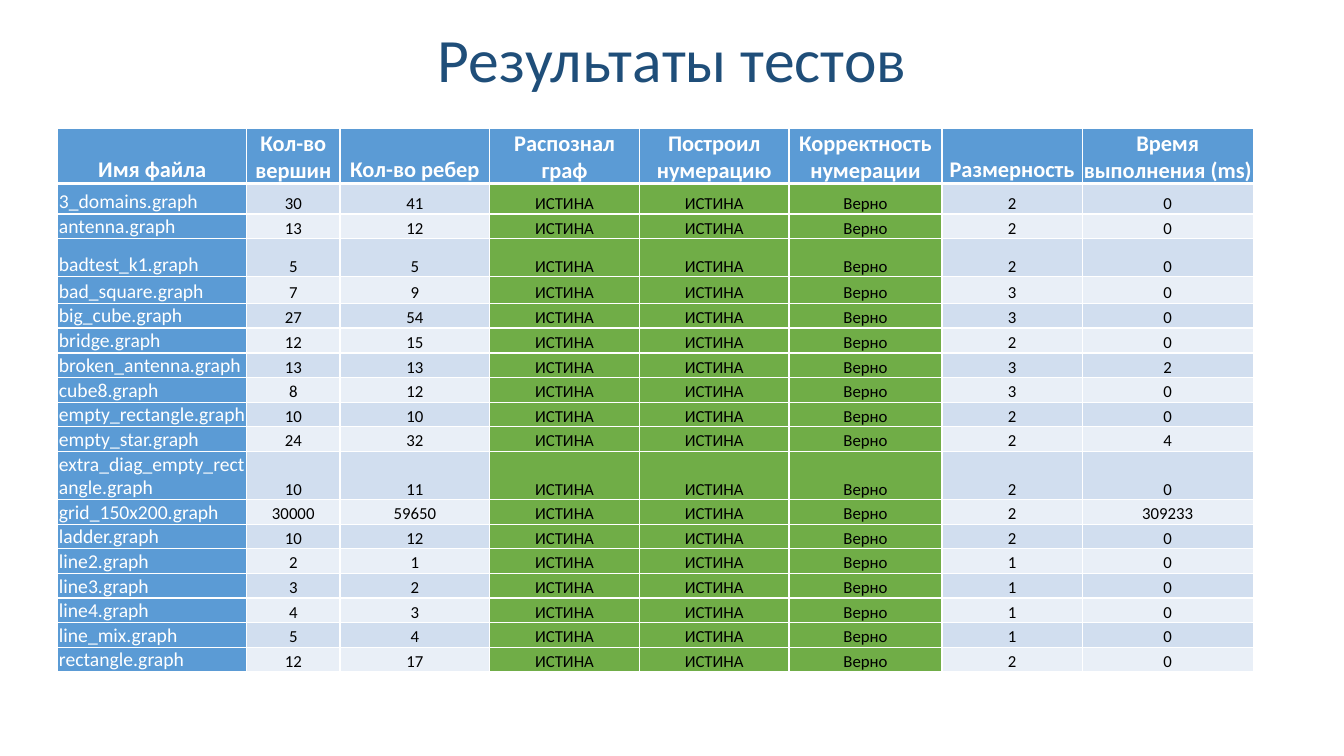
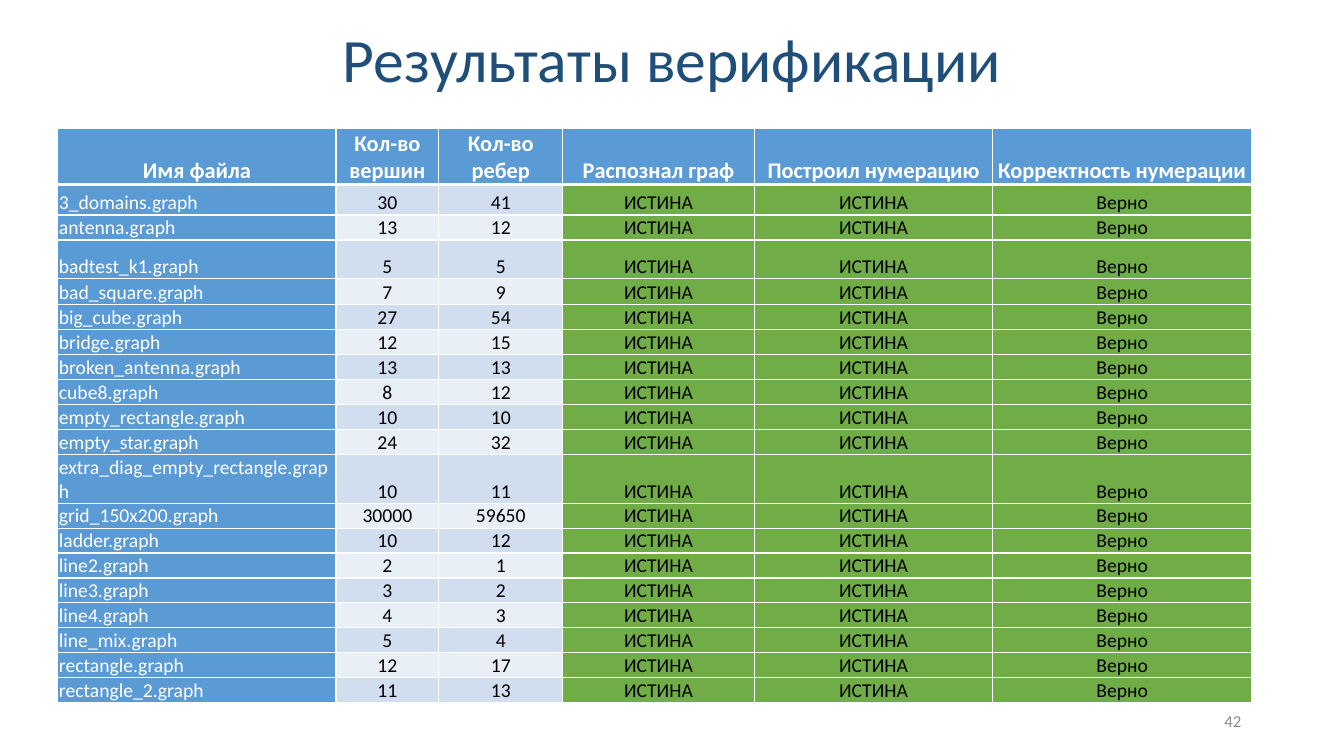
Before and after one commit to Linserous/NumericalGridGeneration, a slide deck: slide 42 of docs/Презентация v0.8.1.pptx (slide 38 before the commit). Drawn at 1344x756 pixels with LibreOffice and Linux fonts; fonts in the diff are those of the drawing. Boxes give left, top, right and bottom in pixels: in the first picture for what was removed or moved away, otherwise in the second. Text is boxed around its words. In the diff, an @@ line names an element or a change of style, - is before the commit and + after.

```diff
--- a/docs/Презентация v0.8.1.pptx
+++ b/docs/Презентация v0.8.1.pptx
@@ text at box(343, 40, 1000, 92): text changed @@
-Результаты тестов
+Результаты верификации
@@ table at box(57, 129, 1252, 707) @@
-Имя файла | Кол-во вершин | Кол-во ребер | Распознал граф | Построил нумерацию | Корректность нумерации | Размерность | Время выполнения (ms)
-3_domains.graph | 30 | 41 | ИСТИНА | ИСТИНА | Верно | 2 | 0
-antenna.graph | 13 | 12 | ИСТИНА | ИСТИНА | Верно | 2 | 0
-badtest_k1.graph | 5 | 5 | ИСТИНА | ИСТИНА | Верно | 2 | 0
-bad_square.graph | 7 | 9 | ИСТИНА | ИСТИНА | Верно | 3 | 0
-big_cube.graph | 27 | 54 | ИСТИНА | ИСТИНА | Верно | 3 | 0
-bridge.graph | 12 | 15 | ИСТИНА | ИСТИНА | Верно | 2 | 0
-broken_antenna.graph | 13 | 13 | ИСТИНА | ИСТИНА | Верно | 3 | 2
-cube8.graph | 8 | 12 | ИСТИНА | ИСТИНА | Верно | 3 | 0
-empty_rectangle.graph | 10 | 10 | ИСТИНА | ИСТИНА | Верно | 2 | 0
-empty_star.graph | 24 | 32 | ИСТИНА | ИСТИНА | Верно | 2 | 4
-extra_diag_empty_rectangle.graph | 10 | 11 | ИСТИНА | ИСТИНА | Верно | 2 | 0
-grid_150x200.graph | 30000 | 59650 | ИСТИНА | ИСТИНА | Верно | 2 | 309233
-ladder.graph | 10 | 12 | ИСТИНА | ИСТИНА | Верно | 2 | 0
-line2.graph | 2 | 1 | ИСТИНА | ИСТИНА | Верно | 1 | 0
-line3.graph | 3 | 2 | ИСТИНА | ИСТИНА | Верно | 1 | 0
-line4.graph | 4 | 3 | ИСТИНА | ИСТИНА | Верно | 1 | 0
-line_mix.graph | 5 | 4 | ИСТИНА | ИСТИНА | Верно | 1 | 0
-rectangle.graph | 12 | 17 | ИСТИНА | ИСТИНА | Верно | 2 | 0
+Имя файла | Кол-во вершин | Кол-во ребер | Распознал граф | Построил нумерацию | Корректность нумерации
+3_domains.graph | 30 | 41 | ИСТИНА | ИСТИНА | Верно
+antenna.graph | 13 | 12 | ИСТИНА | ИСТИНА | Верно
+badtest_k1.graph | 5 | 5 | ИСТИНА | ИСТИНА | Верно
+bad_square.graph | 7 | 9 | ИСТИНА | ИСТИНА | Верно
+big_cube.graph | 27 | 54 | ИСТИНА | ИСТИНА | Верно
+bridge.graph | 12 | 15 | ИСТИНА | ИСТИНА | Верно
+broken_antenna.graph | 13 | 13 | ИСТИНА | ИСТИНА | Верно
+cube8.graph | 8 | 12 | ИСТИНА | ИСТИНА | Верно
+empty_rectangle.graph | 10 | 10 | ИСТИНА | ИСТИНА | Верно
+empty_star.graph | 24 | 32 | ИСТИНА | ИСТИНА | Верно
+extra_diag_empty_rectangle.graph | 10 | 11 | ИСТИНА | ИСТИНА | Верно
+grid_150x200.graph | 30000 | 59650 | ИСТИНА | ИСТИНА | Верно
+ladder.graph | 10 | 12 | ИСТИНА | ИСТИНА | Верно
+line2.graph | 2 | 1 | ИСТИНА | ИСТИНА | Верно
+line3.graph | 3 | 2 | ИСТИНА | ИСТИНА | Верно
+line4.graph | 4 | 3 | ИСТИНА | ИСТИНА | Верно
+line_mix.graph | 5 | 4 | ИСТИНА | ИСТИНА | Верно
+rectangle.graph | 12 | 17 | ИСТИНА | ИСТИНА | Верно
+rectangle_2.graph | 11 | 13 | ИСТИНА | ИСТИНА | Верно
@@ page number added at box(1224, 716, 1241, 727), 12 pt, text #8C8C8C @@
+42
```
Also in this commit, not shown: 37 other slides changed, 11 slides added, 5 slides removed.
